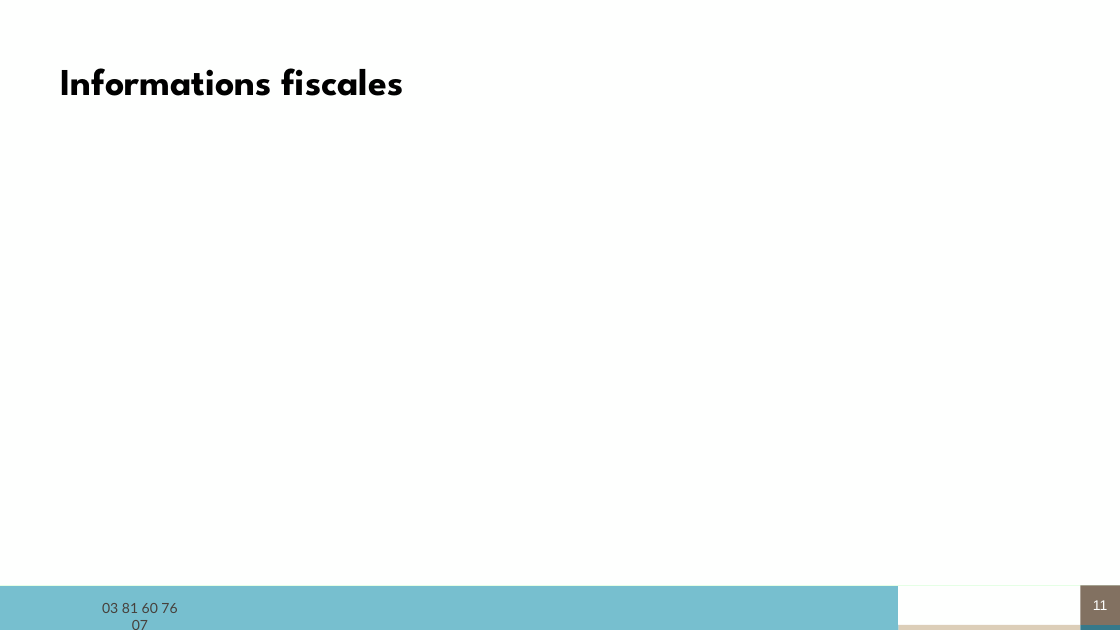
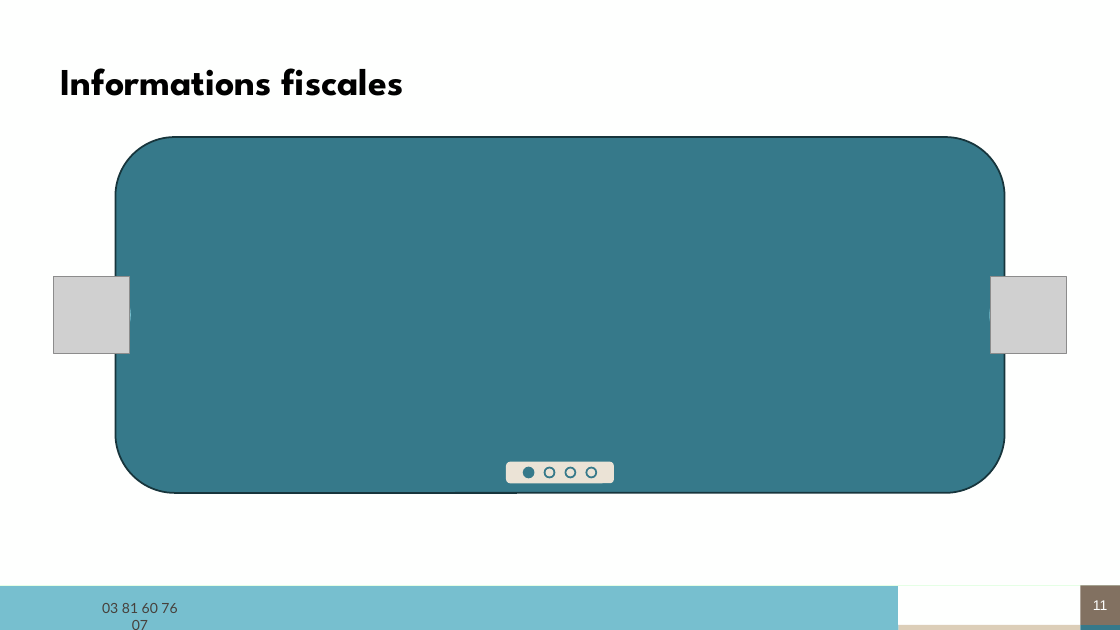
Before and after one commit to ldebouche/Projet1_lettre_fin_de_mission, a slide deck: slide 11 of backend/src/templates/modele_complet.pptm. Drawn at 1120x630 pixels with LibreOffice and Linux fonts; fonts in the diff are those of the drawing; grey boxes stand for pictures; background and template pictures are left out. Boxes give left, top, right and bottom in pixels: in the first picture for what was removed or moved away, otherwise in the second. Text is boxed around its words. In the diff, an @@ line names an element or a change of style, - is before the commit and + after.

```diff
--- a/backend/src/templates/modele_complet.pptm
+++ b/backend/src/templates/modele_complet.pptm
@@ table removed at [60, 135, 813, 575], 1 rows, 1 columns @@
-
@@ rounded rectangle added at [115, 137, 1005, 493], fill #36798A, outline #18353C 1.5 pt @@
@@ picture added at [54, 277, 130, 354] @@
@@ ellipse added at [64, 282, 130, 349], fill #77BFCF, outline #77BFCF 1.5 pt @@
@@ ellipse added at [991, 282, 1057, 349], fill #77BFCF, outline #77BFCF 1.5 pt @@
@@ picture added at [991, 277, 1067, 354] @@
@@ group added at [507, 463, 613, 483]: 4 ellipses, 1 rounded rectangle @@
```
Also in this commit, not shown: 2 other slides changed, 12 other files.
